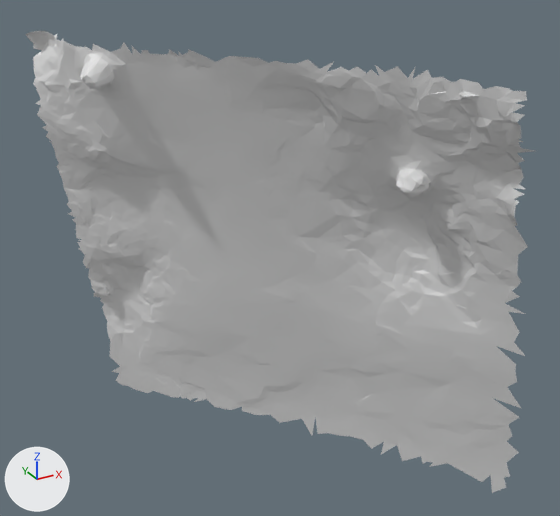
Two versions of the glTF model moon small_tiles/tile_154.glb, one commit apart.
One viewpoint serves both versions: a 50 mm camera at (18.58, 9.99, 11.06) aimed at (22.35, 16.84, 7.63). The lights are fixed; the arrows at lower left show +X, +Y and +Z. The older version comes first. Vertices at exactly the same position are counted once.

Script lines for the objects in view, before the commit:
```python
me_t154 = bpy.data.meshes.new('t154')
me_t154.from_pydata(...)  # 2453 vertices, 4648 faces; spans x 20.27..24.3, y 14.22..19.25, z 4.86..10.0
ob_t154 = bpy.data.objects.new('t154', me_t154)
ob_t154.location = (0.0, 0.0, 0.0)
```
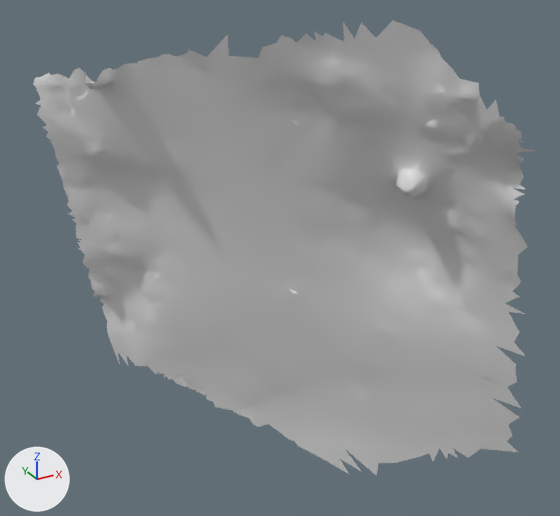
The edits, one by one:
me_t154 is used by ob_t154; location (0.0, 0.0, 0.0).
me_t154 had 2453 vertices, 4648 faces and spanned x 20.27..24.3, y 14.22..19.25, z 4.86..10.0.
me_t154 now has 2374 vertices, 4500 faces and spans x 20.29..24.24, y 14.26..19.11, z 4.39..10.32.
Part 1, on me_t154:
112 vertices are removed from x 20.27..23.07, y 14.22..18.57, z 9.56..10.0.
217 faces are deleted.
63 vertices are added at x 21.58..22.74, y 14.75..16.4, z 9.92..10.32.
130 new faces join them.
Part 2, on me_t154:
63 vertices are removed from x 20.98..24.3, y 14.94..19.25, z 4.89..5.56.
127 faces are deleted.
33 vertices are added at x 22.26..23.61, y 16.17..17.95, z 4.39..4.99.
66 new faces join them.

Location of each change, [x1, y1, x2, y2] in pixels of the pictures (560 x 516 px):
't154', reshaped: before [26, 30, 534, 493]; after [33, 20, 534, 476]
part 1 of me_t154, reshaped: before [26, 30, 527, 131]; after [207, 20, 460, 82]
part 2 of me_t154, reshaped: before [109, 342, 518, 493]; after [232, 407, 402, 476]
